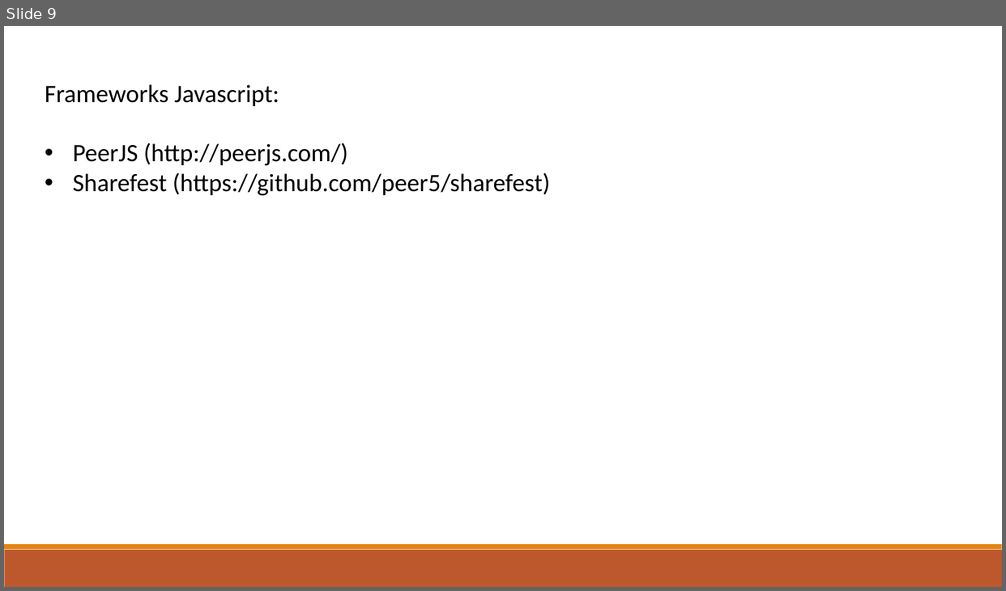
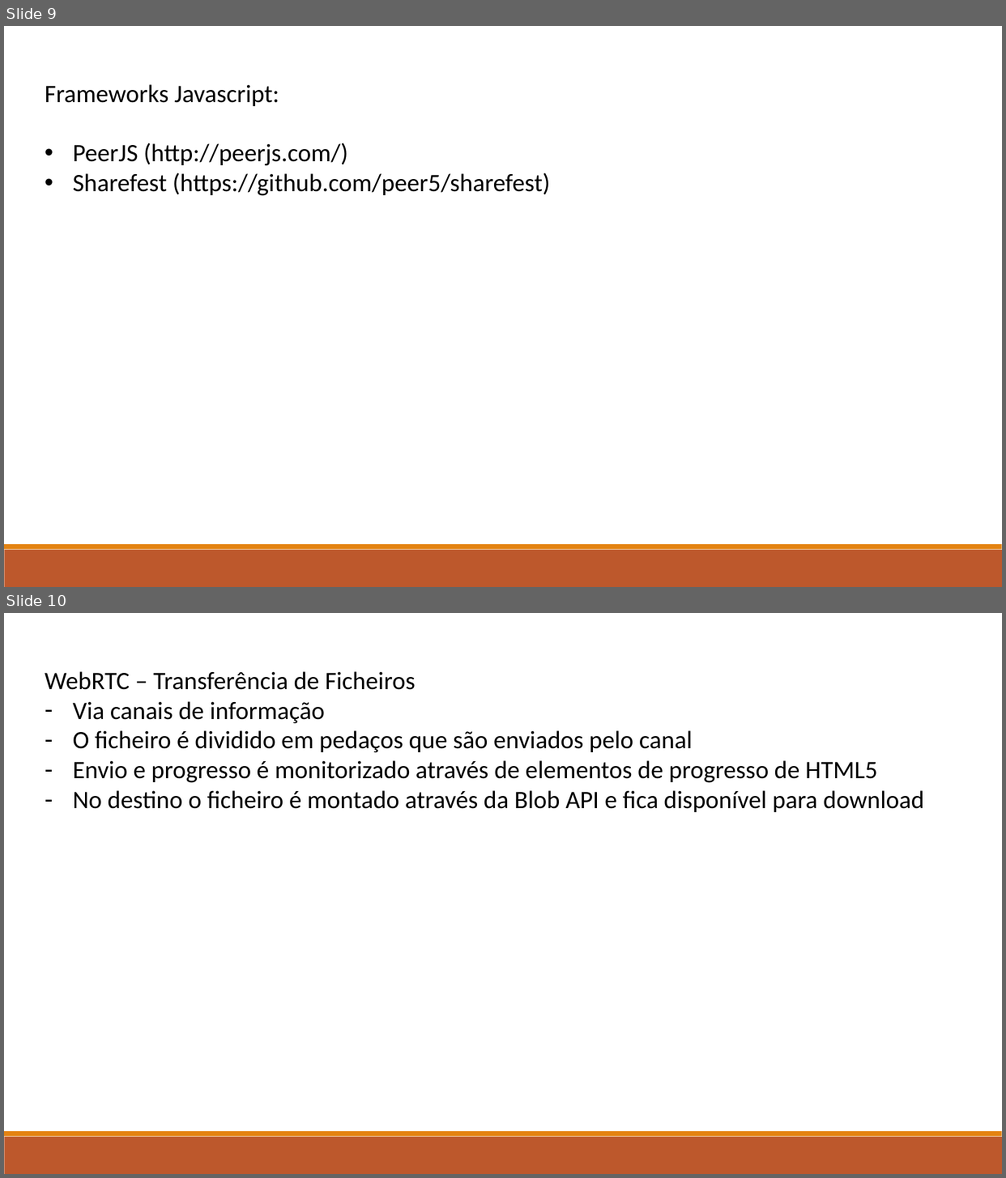
Before and after one commit to marcorlsrodrigues/pwc, a slide deck: WebRTC File Transfer - Marco Rodrigues.pptx. Shown one above the other, each under a label of ours: slide 9 before the commit, slides 9 and 10 after it. The pictures are 1006x591 and 1006x1178 pixels, drawn with LibreOffice and Linux fonts; fonts in the diff are those of the drawing. Boxes give left, top, right and bottom in pixels: in the first picture for what was removed or moved away, otherwise in the second. Text is boxed around its words. In the diff, an @@ line names an element or a change of style, - is before the commit and + after.

```diff
--- a/WebRTC File Transfer - Marco Rodrigues.pptx
+++ b/WebRTC File Transfer - Marco Rodrigues.pptx
@@ slide 10 added at (x1=4, y1=613, x2=1002, y2=1174), background #FFFFFF; not listed: 2 template elements that a slide beside it also shows @@
@@ text added at (x1=44, y1=671, x2=924, y2=812), 24 pt, text #000000 @@
+WebRTC – Transferência de Ficheiros
+– Via canais de informação
+– O ficheiro é dividido em pedaços que são enviados pelo canal
+– Envio e progresso é monitorizado através de elementos de progresso de HTML5
+– No destino o ficheiro é montado através da Blob API e fica disponível para download
```
Also in this commit, not shown: 6 other files.
